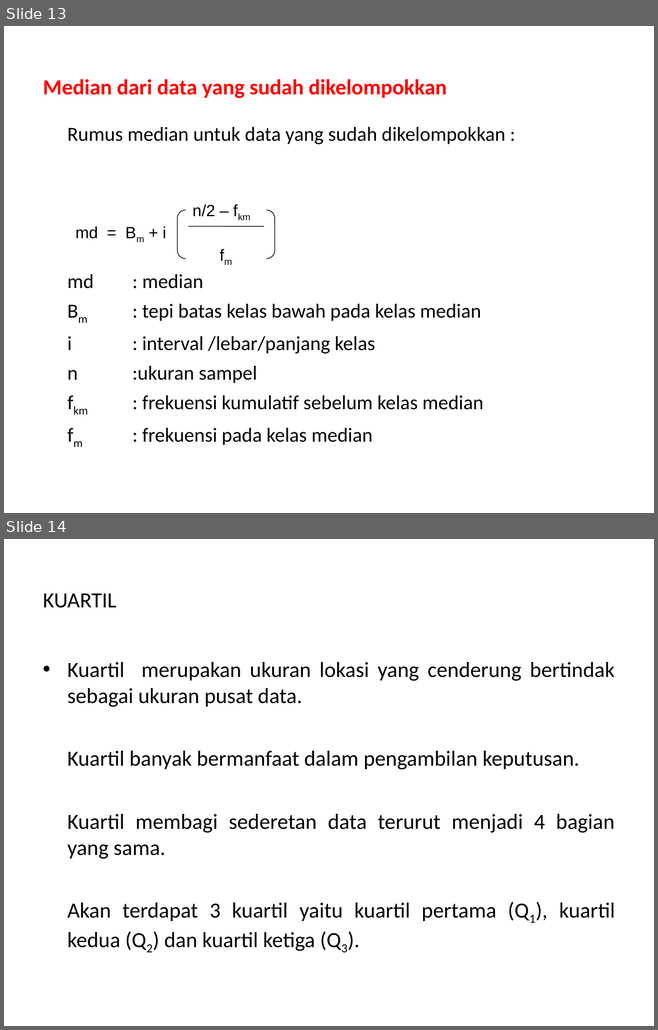
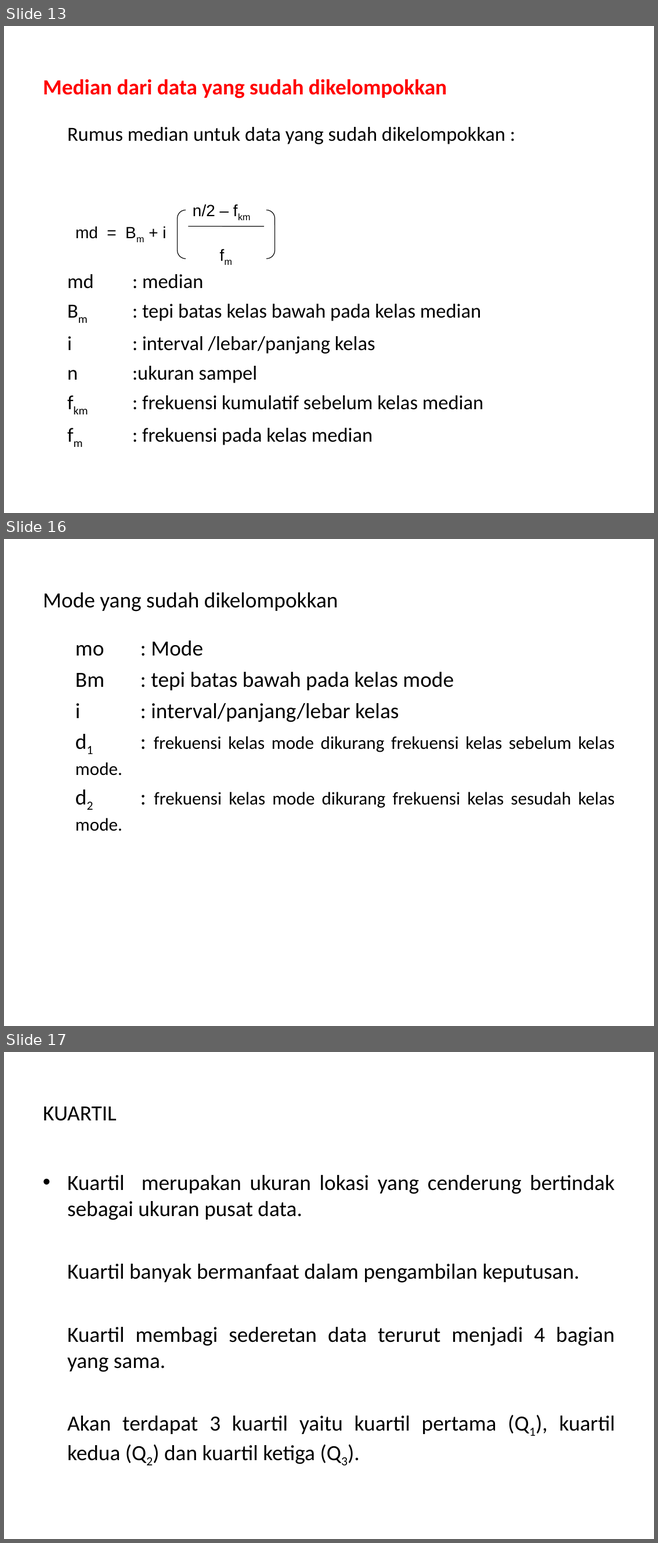
Before and after one commit to tarmidzibariq/KULIAH-SEMESTER-3, a slide deck: STATISTIKA 1/SESI- 3.ppt. Shown one above the other, each under a label of ours: slides 13 and 14 before the commit, slides 13, 16 and 17 after it; the slides between them are not shown. The pictures are 658x1030 and 658x1543 pixels, drawn with LibreOffice and Linux fonts; fonts in the diff are those of the drawing. Boxes give left, top, right and bottom in pixels: in the first picture for what was removed or moved away, otherwise in the second. Text is boxed around its words. In the diff, an @@ line names an element or a change of style, - is before the commit and + after.

```diff
--- a/STATISTIKA 1/SESI- 3.ppt
+++ b/STATISTIKA 1/SESI- 3.ppt
@@ slide 16 added at box(4, 539, 654, 1026), background #FFFFFF @@
@@ title added at box(43, 592, 338, 611), 24 pt, text #000000 @@
+Mode yang sudah dikelompokkan
@@ text added at box(75, 641, 614, 808), 20 pt, text #000000 @@
+mo : Mode
+Bm : tepi batas bawah pada kelas mode
+i : interval/panjang/lebar kelas
+d1 : frekuensi kelas mode dikurang frekuensi kelas sebelum kelas mode.
+d2 : frekuensi kelas mode dikurang frekuensi kelas sesudah kelas mode.
@@ what was slide 14 is now slide 17 @@
```
Also in this commit, not shown: 3 slides changed, 5 other slides added, 4 other files.
